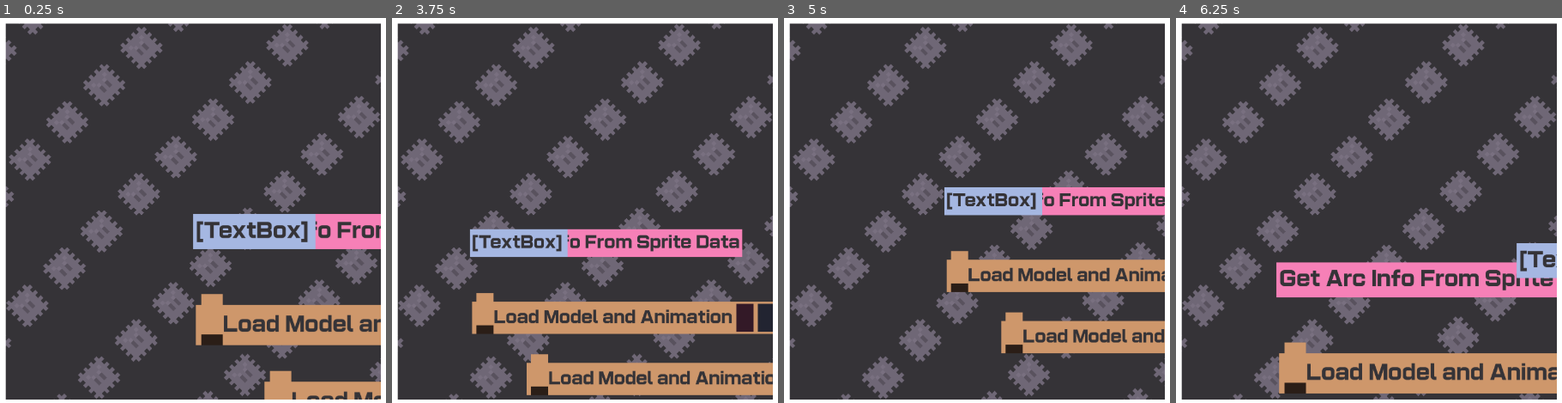
Above: before the commit, frames 1-4 (left to right).
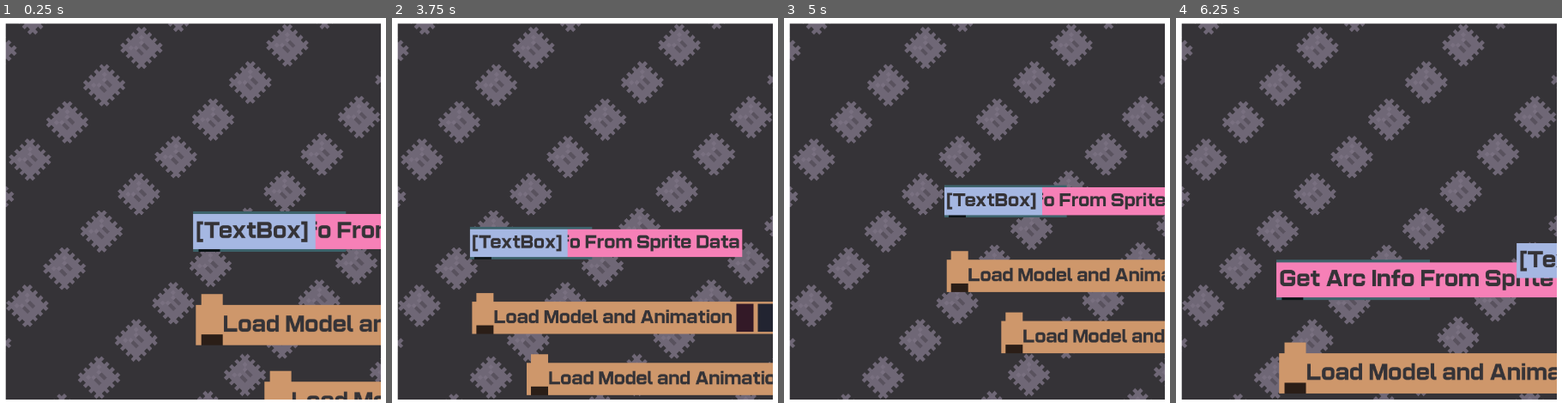
Above: after the commit, the same moments.

Repository: ToadSaidHi/Thwomp-Sprite-Editor
Game: Godot game, scene res://Editor/Lego Table.tscn
The game is run twice, just before and just after one commit, with the same random seed, the same clock (stepped at 60 frames per second) and the same inputs. The project has no main scene, so this scene is started directly.
Inputs (mouse positions are in pixels of both pictures, inside the frame that each line leads up to):
- Up to frame 1 (0.25 s): no input
- Up to frame 2 (3.75 s): click (outside the picture) at 0.52 s; click (outside the picture) at 1.27 s; click (outside the picture) at 2.02 s; tap Enter at 2.75 s; move the mouse to (747, 191) at 2.77 s; click (747, 191) at 2.85 s; tap Space at 3.5 s; move the mouse to (461, 229) at 3.52 s; tap Mouse wheel down (Scroll Down) at 3.6 s
- Up to frame 3 (5 s): click (853, 229) at 3.8 s; tap Enter at 4.25 s; move the mouse to (1058, 125) at 4.27 s; click (1058, 125) at 4.35 s
- Up to frame 4 (6.25 s): tap Space at 5 s; move the mouse to (1345, 287) at 5.02 s; tap Mouse wheel up (scroll up) at 5.1 s; click (1345, 287) at 5.3 s; tap Enter at 5.75 s; move the mouse to (outside the picture) at 5.77 s; click (outside the picture) at 5.85 s

The runs differ from the first frame. In frame 1, 0.5% of the frame differs, in the area x 50-90%, y 50-61%; in frame 2, 0.4%; in frame 3, 0.4%; in frame 4, 0.5%, in the area x 26-66%, y 62-74%.

Commit message:
Starter Block

Diff:
--- a/Editor/Lego Table.tscn
+++ b/Editor/Lego Table.tscn
@@ -9,6 +9,7 @@
 [ext_resource type="Texture2D" uid="uid://brpcr35l32tg6" path="res://Assets/png/Thwomp 18x18.png" id="3_2suse"]
 [ext_resource type="Script" uid="uid://c4wtmywopxvls" path="res://Editor/wallpaper.gd" id="3_bf5ks"]
 [ext_resource type="Resource" uid="uid://b62p67u484k2j" path="res://Objects/Blocks/Vars/StringSub.tres" id="6_6aulk"]
+[ext_resource type="PackedScene" uid="uid://b1xhkmqtgn1nc" path="res://Editor/blockCodeEditor/StarterBlock.tscn" id="6_vmv48"]
 
 [sub_resource type="TileSetAtlasSource" id="TileSetAtlasSource_bf5ks"]
 texture = ExtResource("2_4fyfc")
@@ -69,7 +70,9 @@
 offset_bottom = 28028.664
 flat = true
 
-[node name="Block" parent="SubViewportContainer/SubViewport/Blocks" unique_id=650439733 instance=ExtResource("1_wq067")]
+[node name="StartBlock" parent="SubViewportContainer/SubViewport/Blocks" unique_id=650439733 instance=ExtResource("6_vmv48")]
+
+[node name="Block" parent="SubViewportContainer/SubViewport/Blocks" unique_id=1816226974 instance=ExtResource("1_wq067")]
 position = Vector2(10, 349)
 block = ExtResource("2_nek0n")
 
--- /dev/null
+++ b/Editor/blockCodeEditor/StarterBlock.tscn
@@ -0,0 +1,136 @@
+[gd_scene format=3 uid="uid://b1xhkmqtgn1nc"]
+
+[ext_resource type="Script" uid="uid://wwsw7dd8blcw" path="res://Editor/blockCodeEditor/starter_block.gd" id="1_xb8rx"]
+[ext_resource type="Resource" uid="uid://b5vfvo7le3gml" path="res://Objects/Blocks/Start.tres" id="2_hyw27"]
+[ext_resource type="Script" uid="uid://bx3web8d3xgfd" path="res://Editor/blockCodeEditor/HoleArea.gd" id="3_jglor"]
+[ext_resource type="Theme" uid="uid://cplk57enbq5ui" path="res://Objects/Themes/MainTheme.tres" id="4_perfq"]
+
+[sub_resource type="RectangleShape2D" id="RectangleShape2D_lc2ms"]
+size = Vector2(81, 128)
+
+[sub_resource type="RectangleShape2D" id="RectangleShape2D_u0vrb"]
+size = Vector2(129, 56)
+
+[node name="StartBlock" type="Node2D" unique_id=650439733]
+script = ExtResource("1_xb8rx")
+block = ExtResource("2_hyw27")
+
+[node name="Base" type="ColorRect" parent="." unique_id=166731568]
+offset_right = 120.0
+offset_bottom = 150.0
+
+[node name="Down Point" type="ColorRect" parent="Base" unique_id=13030419]
+layout_mode = 0
+offset_left = 20.0
+offset_top = 110.0
+offset_right = 100.0
+offset_bottom = 150.0
+color = Color(0.20784314, 0.2, 0.21568628, 1)
+
+[node name="Extension" type="ColorRect" parent="Base" unique_id=2078302038]
+layout_mode = 0
+offset_left = 120.0
+offset_right = 415.0
+offset_bottom = 150.0
+
+[node name="Hole1" type="ColorRect" parent="." unique_id=1664895739]
+visible = false
+offset_top = 10.0
+offset_right = 80.0
+offset_bottom = 140.0
+color = Color(0.20784314, 0.2, 0.21568628, 1)
+
+[node name="Area2D" type="Area2D" parent="Hole1" unique_id=64114913]
+collision_layer = 4
+collision_mask = 0
+collision_priority = 2.0
+priority = 2
+script = ExtResource("3_jglor")
+
+[node name="CollisionShape2D" type="CollisionShape2D" parent="Hole1/Area2D" unique_id=508280507]
+position = Vector2(39.5, 65)
+shape = SubResource("RectangleShape2D_lc2ms")
+
+[node name="Hole2" type="ColorRect" parent="." unique_id=393556413]
+visible = false
+offset_top = 10.0
+offset_right = 80.0
+offset_bottom = 140.0
+color = Color(0.20784314, 0.2, 0.21568628, 1)
+
+[node name="Area2D" type="Area2D" parent="Hole2" unique_id=1632491608]
+collision_layer = 4
+collision_mask = 0
+script = ExtResource("3_jglor")
+HoleNum = 1
+
+[node name="CollisionShape2D" type="CollisionShape2D" parent="Hole2/Area2D" unique_id=1724873841]
+position = Vector2(39.5, 65)
+shape = SubResource("RectangleShape2D_lc2ms")
+
+[node name="Hole3" type="ColorRect" parent="." unique_id=414438623]
+visible = false
+offset_top = 10.0
+offset_right = 80.0
+offset_bottom = 140.0
+color = Color(0.20784314, 0.2, 0.21568628, 1)
+
+[node name="Area2D" type="Area2D" parent="Hole3" unique_id=2056864807]
+collision_layer = 4
+collision_mask = 0
+script = ExtResource("3_jglor")
+HoleNum = 2
+
+[node name="CollisionShape2D" type="CollisionShape2D" parent="Hole3/Area2D" unique_id=721508624]
+position = Vector2(39.5, 65)
+shape = SubResource("RectangleShape2D_lc2ms")
+
+[node name="Hole4" type="ColorRect" parent="." unique_id=1402587966]
+visible = false
+offset_top = 10.0
+offset_right = 80.0
+offset_bottom = 140.0
+color = Color(0.20784314, 0.2, 0.21568628, 1)
+
+[node name="Area2D" type="Area2D" parent="Hole4" unique_id=1971174986]
+collision_layer = 4
+collision_mask = 0
+script = ExtResource("3_jglor")
+HoleNum = 3
+
+[node name="CollisionShape2D" type="CollisionShape2D" parent="Hole4/Area2D" unique_id=1077071111]
+position = Vector2(39.5, 65)
+shape = SubResource("RectangleShape2D_lc2ms")
+
+[node name="Title" type="RichTextLabel" parent="." unique_id=1553448087]
+offset_left = 100.0
+offset_top = 1.0
+offset_right = 200.0
+offset_bottom = 151.0
+theme = ExtResource("4_perfq")
+theme_override_colors/default_color = Color(0.20784314, 0.2, 0.21568628, 1)
+text = "Start()"
+fit_content = true
+scroll_active = false
+autowrap_mode = 0
+vertical_alignment = 1
+
+[node name="Draggable" type="Button" parent="." unique_id=218102467]
+offset_left = 4.0
+offset_right = 12.0
+offset_bottom = 150.0
+flat = true
+
+[node name="Tail" type="Node2D" parent="." unique_id=1114427256]
+
+[node name="TailArea" type="Area2D" parent="." unique_id=1996360582]
+position = Vector2(13, 154)
+collision_layer = 2
+collision_mask = 0
+
+[node name="CollisionShape2D" type="CollisionShape2D" parent="TailArea" unique_id=224720660]
+position = Vector2(54.5, -18)
+shape = SubResource("RectangleShape2D_u0vrb")
+
+[connection signal="button_down" from="Draggable" to="." method="_on_draggable_button_down"]
+[connection signal="button_up" from="Draggable" to="." method="_on_draggable_button_up"]
--- a/Editor/blockCodeEditor/block.gd
+++ b/Editor/blockCodeEditor/block.gd
@@ -23,8 +23,6 @@
 
 func setColor():
 	$Base.modulate = (block.Type.color)
-
-
 
 
 func _process(delta: float) -> void:
@@ -109,8 +107,6 @@
 
 
 
-
-
 var mouseInBox = false
 
 
--- /dev/null
+++ b/Editor/blockCodeEditor/starter_block.gd
@@ -0,0 +1,140 @@
+extends Node2D
+@export var block : Block
+@export var subBlocks : Array[subBlock]
+
+@export var subBlockNodes : Array[Node2D]
+
+
+
+var dragging: bool = false
+var mouseOff: Vector2 = Vector2.ZERO
+
+func _ready() -> void:
+
+	var sp : CustomSprite = load("res://Objects/Sprites/GoodChefSprite.tres")
+	Globals.currentEditingFunction = sp.onCreate
+
+	if(Globals.currentEditingFunction != null):
+		$Title.text = Globals.currentEditingFunction.Name + "()"
+	else:
+		$Title.text = "Start()"
+
+	#$Title.text = block.Title
+	for i in block.SubBlockInputs:
+		subBlocks.append(null)
+		block.SubBlocks.append(null)
+		subBlockNodes.append(null)
+
+	setColor()
+
+
+func setColor():
+	$Base.modulate = (block.Type.color)
+
+
+
+
+func _process(delta: float) -> void:
+	if(Input.is_action_just_pressed("clickDown") and mouseInBox):
+		dragging = true
+	elif(Input.is_action_just_released("clickDown")):
+		dragging = false
+	if(dragging):
+		global_position = get_global_mouse_position() + mouseOff
+	growBlock()
+
+
+	for i in $Tail.get_children():
+		i.global_position.x = global_position.x
+		i.global_position.y = global_position.y + 150
+
+#func insertSubBlock(loc : int, sblock : subBlock, node : Node2D):
+	#print (block.SubBlocks.size())
+	#block.SubBlocks[loc] = sblock
+	##block.SubBlocks.remove_at(loc+1)
+	#print (subBlockNodes.size())
+	#subBlockNodes[loc] = node
+	##subBlockNodes.remove_at(loc+1)
+
+
+
+
+func growBlock():
+	var e = $Base/Extension
+	e.size.x = $Title.size.x
+	var x = 0
+	for i in subBlocks:
+		if(x == 0):
+			$Hole1.position.x = e.size.x + e.position.x
+			if(subBlockNodes.get(x)== null):
+				$Hole1.size.x = 80
+			else:
+				$Hole1.size.x = subBlockNodes.get(x).sizeT;
+			e.size.x += $Hole1.size.x + 20
+			$Hole1.modulate = block.SubBlockInputs.get(x).color
+			$Hole1.show()
+		if(x == 1):
+			$Hole2.position.x = e.size.x + e.position.x
+			if(subBlockNodes.get(x) == null):
+				$Hole2.size.x = 80
+			else:
+				$Hole2.size.x = subBlockNodes.get(x).sizeT;
+			e.size.x += $Hole2.size.x + 20
+			$Hole2.modulate = block.SubBlockInputs.get(x).color
+			$Hole2.show()
+		if(x == 2):
+			$Hole3.position.x = e.size.x + e.position.x
+			if(subBlockNodes.get(x) == null):
+				$Hole3.size.x = 80
+			else:
+				$Hole3.size.x = subBlockNodes.get(x).sizeT;
+			e.size.x += $Hole3.size.x + 20
+			$Hole3.modulate = block.SubBlockInputs.get(x).color
+			$Hole3.show()
+		if(x == 3):
+			$Hole4.position.x = e.size.x + e.position.x
+			if(subBlockNodes.get(x) == null):
+				$Hole4.size.x = 80
+			else:
+				$Hole4.size.x = subBlockNodes.get(x).sizeT;
+			e.size.x += $Hole4.size.x + 20
+			$Hole4.modulate = block.SubBlockInputs.get(x).color
+			$Hole4.show()
+		x+=1
+	$Draggable.size.x = e.size.x+120
+
+
+
+
+
+var mouseInBox = false
+
+
+func _on_draggable_button_down() -> void:
+	mouseOff = global_position - get_global_mouse_position()
+	dragging = true
+
+
+func _on_draggable_button_up() -> void:
+	dragging = false
+	if (BigBlockArea != null):
+		BigBlockArea.get_parent().adopt(self)
+
+var BigBlockArea
+
+func _on_head_area_area_entered(area: Area2D) -> void:
+	BigBlockArea = area
+
+
+func _on_head_area_area_exited(area: Area2D) -> void:
+	BigBlockArea = null
+	if(get_parent().name == "Tail"):
+		self.reparent(Globals.BlockFolder)
+
+func adopt(newBlock : Node2D):
+	print("ADOPT")
+	for i in $Tail.get_children():
+		$Tail.remove_child(i)
+	#newBlock.get_parent().remove_child(newBlock)
+	newBlock.reparent($Tail)
+	#$Tail.add_child(newBlock)
--- a/Globals.gd
+++ b/Globals.gd
@@ -11,6 +11,8 @@
 
 #Lego Table Nodes
 var BlockFolder : Node2D
+var currentEditingFunction : CustomFunction
+
 
 func getKamekFolder() -> String:
 	if(currentProject == null):
--- /dev/null
+++ b/Objects/Blocks/Start.tres
@@ -0,0 +1,16 @@
+[gd_resource type="Resource" script_class="Block" format=3 uid="uid://b5vfvo7le3gml"]
+
+[ext_resource type="Script" uid="uid://b30t1q3f3e4cu" path="res://Objects/Classes/blockType.gd" id="1_7yhvr"]
+[ext_resource type="Script" uid="uid://bs1q4d40o5kko" path="res://Objects/Classes/block.gd" id="2_byvyg"]
+
+[sub_resource type="Resource" id="Resource_hh4m4"]
+script = ExtResource("1_7yhvr")
+Name = "<hrbd67*(73hg"
+color = Color(0.23921569, 0.3882353, 0.41960785, 1)
+metadata/_custom_type_script = "uid://b30t1q3f3e4cu"
+
+[resource]
+script = ExtResource("2_byvyg")
+Title = "Start"
+Type = SubResource("Resource_hh4m4")
+metadata/_custom_type_script = "uid://bs1q4d40o5kko"
Not shown, added: Editor/blockCodeEditor/starter_block.gd.uid
